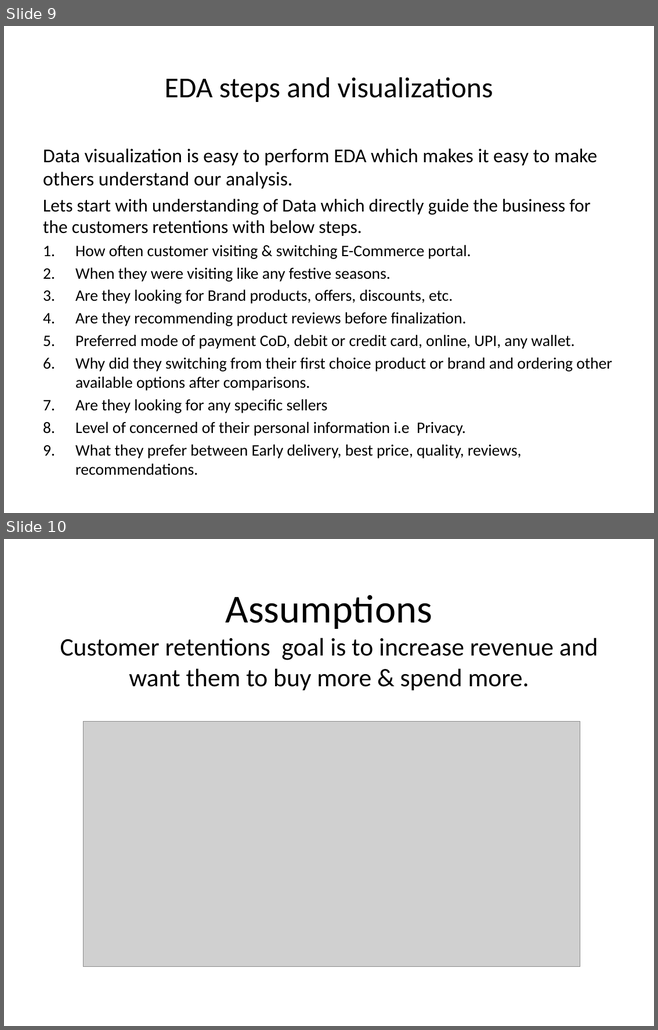
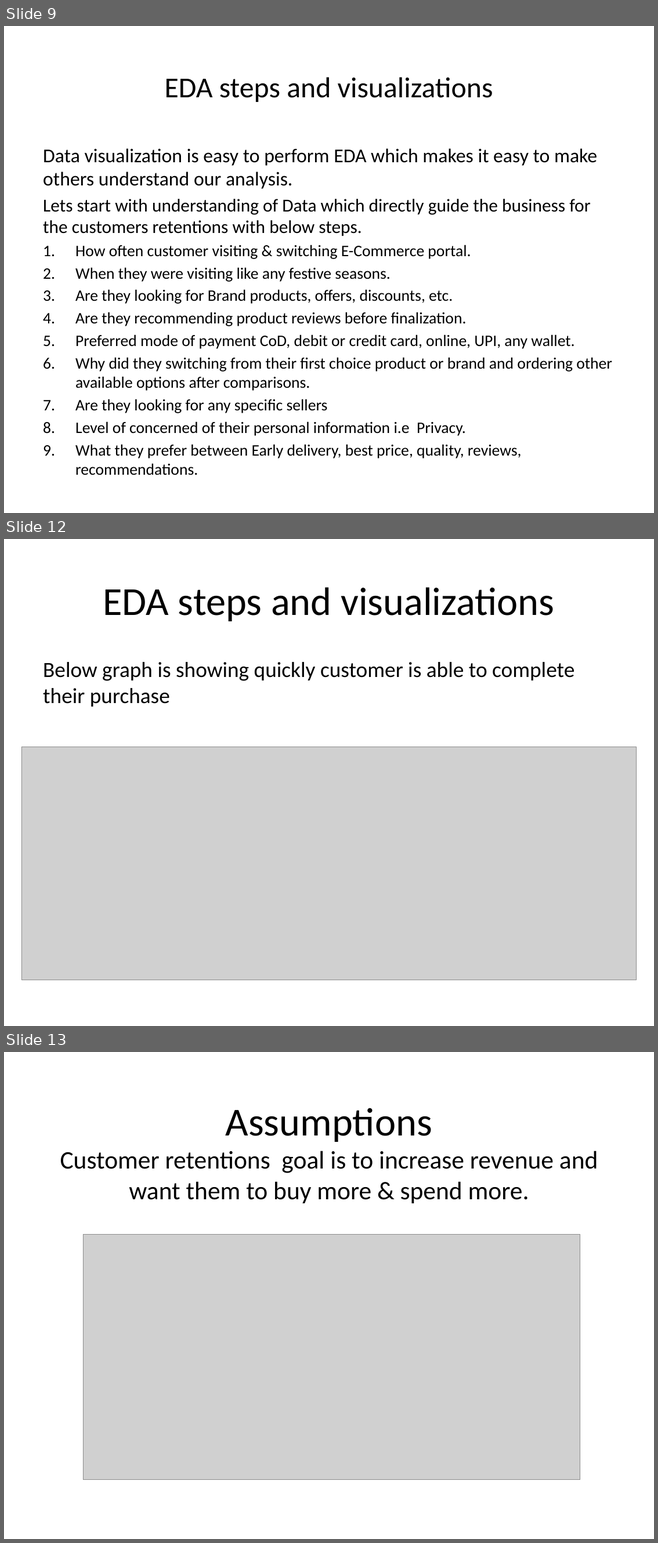
Before and after one commit to ruchita51/Internship, a slide deck: ppt presentation.pptx. Shown one above the other, each under a label of ours: slides 9 and 10 before the commit, slides 9, 12 and 13 after it; the slides between them are not shown. The pictures are 658x1030 and 658x1543 pixels, drawn with LibreOffice and Linux fonts; fonts in the diff are those of the drawing; grey boxes stand for pictures. Boxes give left, top, right and bottom in pixels: in the first picture for what was removed or moved away, otherwise in the second. Text is boxed around its words. In the diff, an @@ line names an element or a change of style, - is before the commit and + after.

```diff
--- a/ppt presentation.pptx
+++ b/ppt presentation.pptx
@@ slide 12 added at [4, 539, 654, 1026], background #FFFFFF @@
@@ title added at [103, 587, 554, 621], 44 pt, text #000000 @@
+EDA steps and visualizations
@@ text added at [43, 662, 574, 707], 24 pt, text #000000 @@
+Below graph is showing quickly customer is able to complete their purchase
@@ picture added at [22, 747, 636, 980] @@
@@ what was slide 10 is now slide 13 @@
```
Also in this commit, not shown: 1 slide changed, 2 other slides added.
